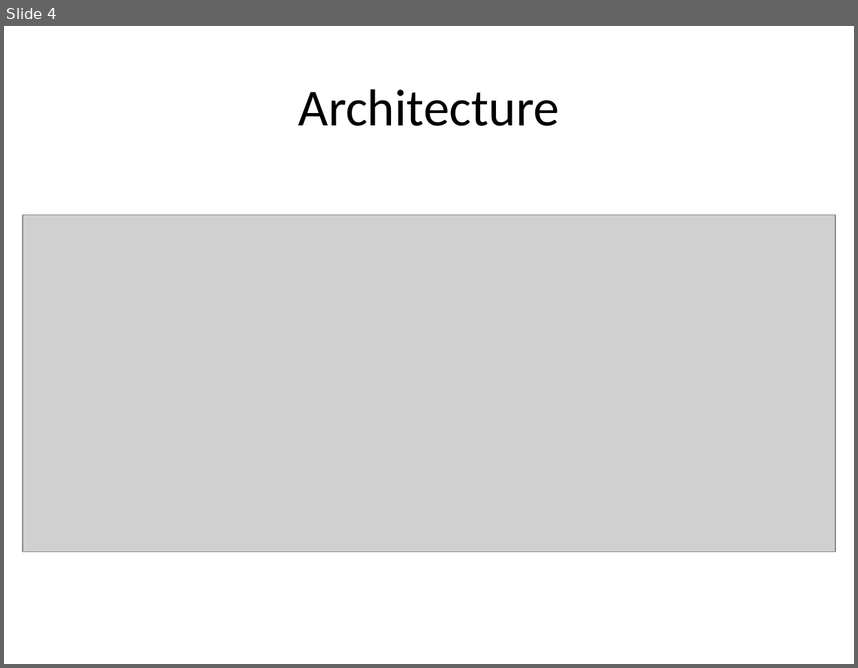
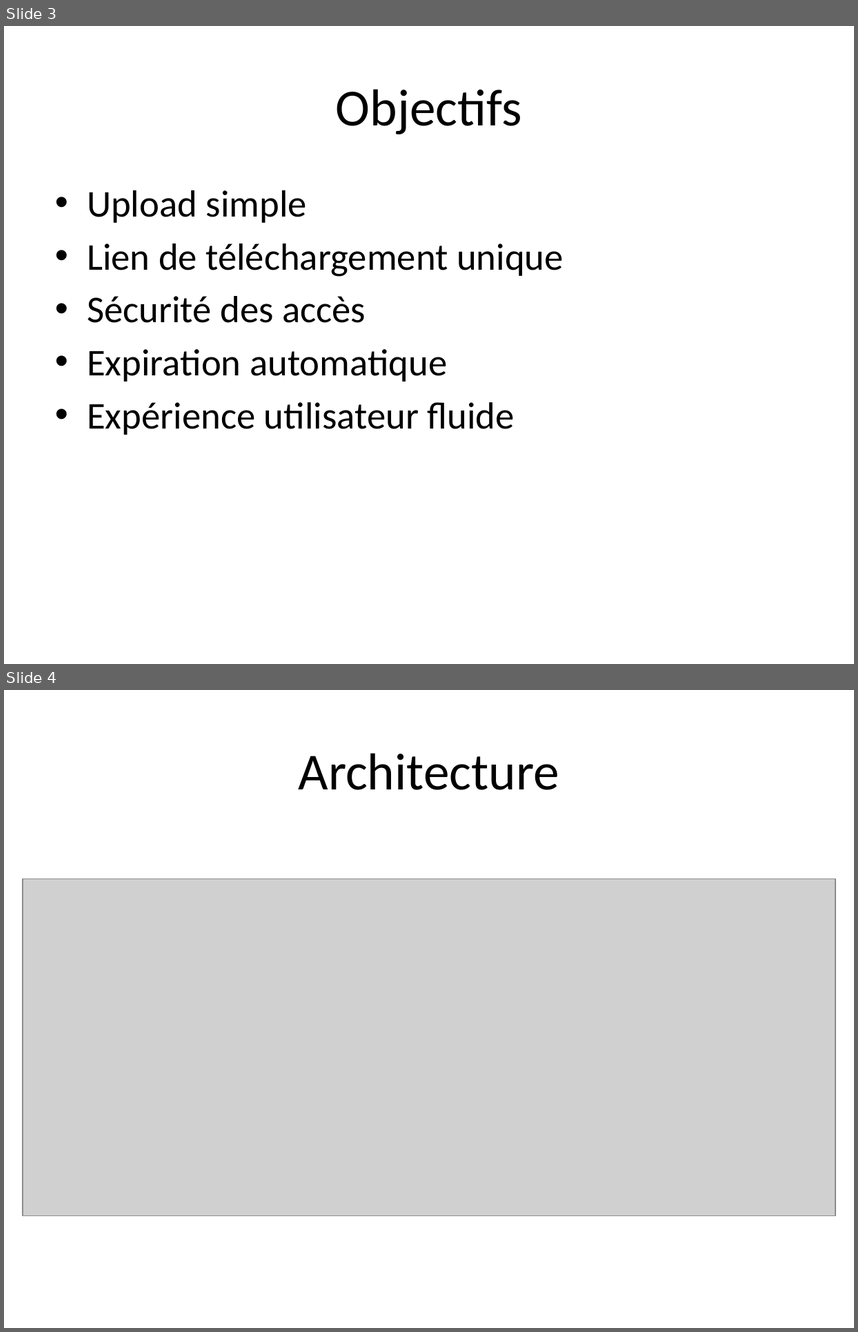
Before and after one commit to Abderrazzak20/Projet3_datashare, a slide deck: DataShare_Presentation.pptx. Shown one above the other, each under a label of ours: slide 4 before the commit, slides 3 and 4 after it. The pictures are 858x668 and 858x1332 pixels, drawn with LibreOffice and Linux fonts; fonts in the diff are those of the drawing; grey boxes stand for pictures. Boxes give left, top, right and bottom in pixels: in the first picture for what was removed or moved away, otherwise in the second. Text is boxed around its words. In the diff, an @@ line names an element or a change of style, - is before the commit and + after.

```diff
--- a/DataShare_Presentation.pptx
+++ b/DataShare_Presentation.pptx
@@ slide 3 added at (4,26,854,664), background #FFFFFF @@
@@ title added at (336,89,522,134), 44 pt, text #000000 @@
+Objectifs
@@ text added at (87,190,564,434), 32 pt, text #000000 @@
+• Upload simple
+• Lien de téléchargement unique
+• Sécurité des accès
+• Expiration automatique
+• Expérience utilisateur fluide
```
Also in this commit, not shown: 5 slides changed, 5 other slides added, 4 slides removed.
